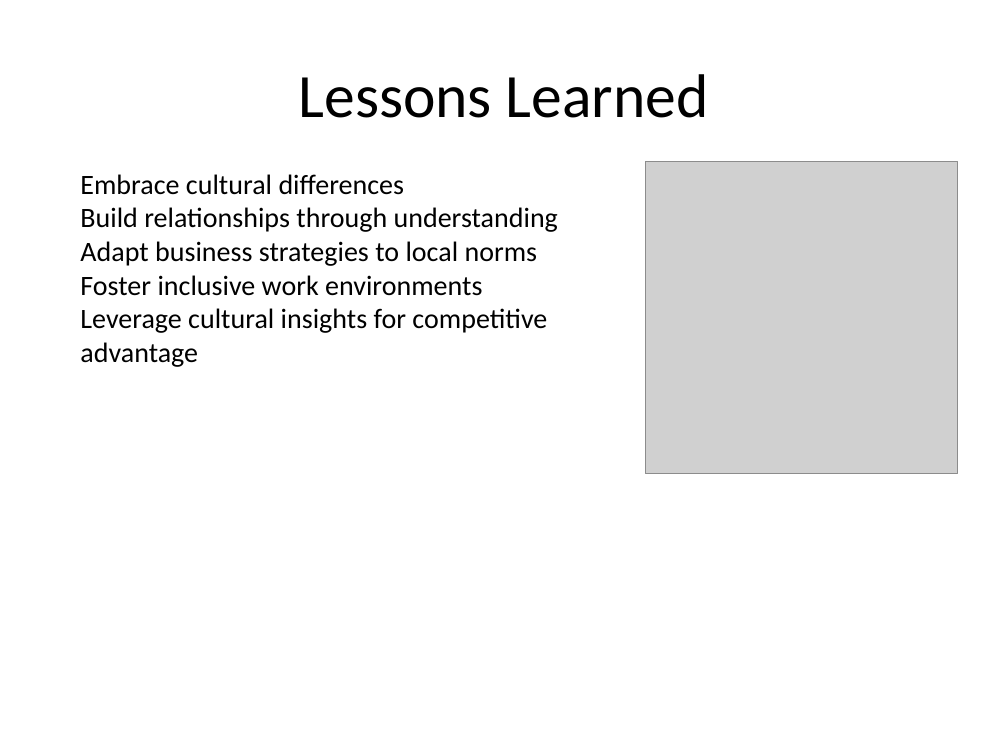
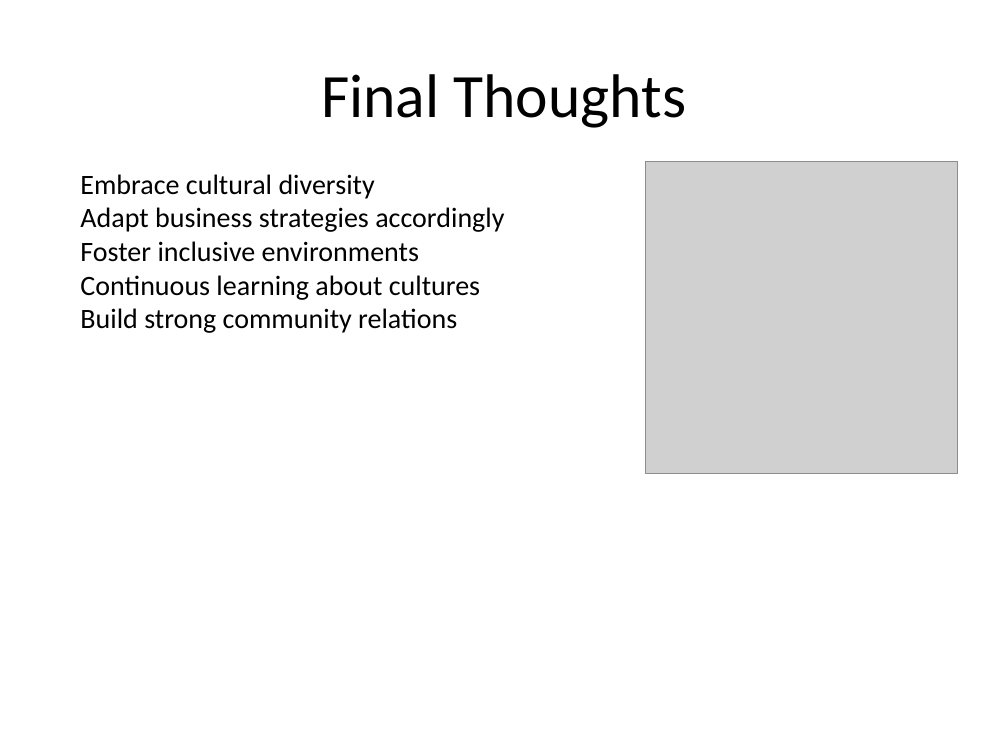
Before and after one commit to suman98/slide-gen-ai, a slide deck: slide 9 of output/presentation.pptx (slide 7 before the commit). Drawn at 1008x756 pixels with LibreOffice and Linux fonts; fonts in the diff are those of the drawing; grey boxes stand for pictures. Boxes give left, top, right and bottom in pixels: in the first picture for what was removed or moved away, otherwise in the second. Text is boxed around its words. In the diff, an @@ line names an element or a change of style, - is before the commit and + after.

```diff
--- a/output/presentation.pptx
+++ b/output/presentation.pptx
@@ title at (x1=321, y1=74, x2=686, y2=128): text changed @@
-Lessons Learned
+Final Thoughts
@@ text at (x1=80, y1=174, x2=504, y2=333): text changed @@
-Embrace cultural differences
-Build relationships through understanding
-Adapt business strategies to local norms
-Foster inclusive work environments
-Leverage cultural insights for competitive advantage
+Embrace cultural diversity
+Adapt business strategies accordingly
+Foster inclusive environments
+Continuous learning about cultures
+Build strong community relations
```
Also in this commit, not shown: 3 other slides changed, 3 slides added, 2 slides removed, 12 other files.
